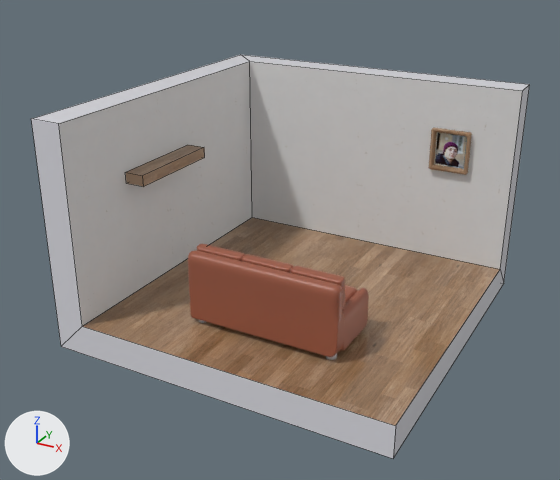
Two versions of the OBJ model project/data/room/room.obj, one commit apart.
One viewpoint serves both versions: a camera (50 mm lens) standing at (8.02, -15.99, 9.41) and looking at (-0.63, -0.26, 1.54). The lights are fixed; the arrows at lower left show +X, +Y and +Z. Mesh edges are drawn as thin lines on the coarser meshes. Where no turn or scale is listed for an object, it has been applied to the vertices. Vertices at the same position are counted once.

In view in the first picture: 'Plane.001_Plane.005', 'Plane_Plane.003', 'foto_Plane.002', 'pillows_2_Plane.007', 'sofa_Plane.004'.
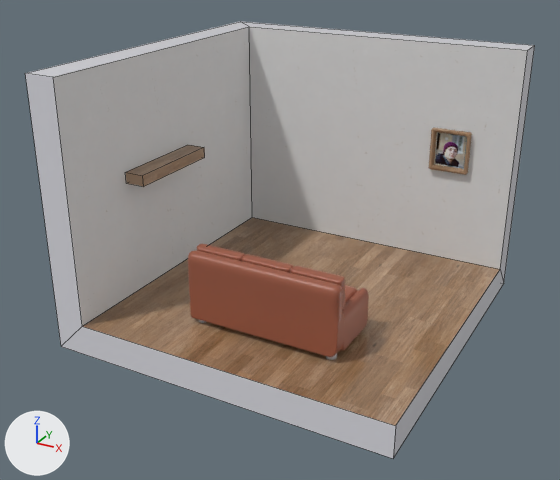
The change, as a list of edits to the scene's bpy script:
```text
Change me_plane_plane_003:
    where me_plane_plane_003.from_pydata(...)  # 14 vertices, 12 faces; spans x -4.8..4.0, y -4.0..4.8, z -0.8..5.0
    used by ob_plane_plane_003; location = (0.0, 0.0, 0.0)
    before: 4 (-4.0, -4.0, 5.0) at pixel (58, 123), 5 (-4.0, 4.0, 5.0) at pixel (249, 61), 6 (4.0, 4.0, 5.0) at pixel (522, 90), 11 (-4.8, -4.0, 5.0) at pixel (31, 118), 12 (-4.8, 4.8, 5.0) at pixel (240, 54)
    before: 13 (4.0, 4.8, 5.0) at pixel (529, 84)
    me_plane_plane_003 part 1
    add for i in [4, 5, 6, 11, 12, 13]: me_plane_plane_003.vertices[i].co += Vector((0.0, 0.0, 1.0))
```

Changed parts and their boxes [x1, y1, x2, y2] in the pictures (560 x 480 px; the box of a moved part takes in the faces that stretch with it):
'Plane_Plane.003', reshaped (8% taller): before [31, 55, 530, 458]; after [25, 21, 535, 458]
part 1 of me_plane_plane_003, moved or reshaped: before [31, 55, 530, 232]; after [25, 21, 535, 232]
